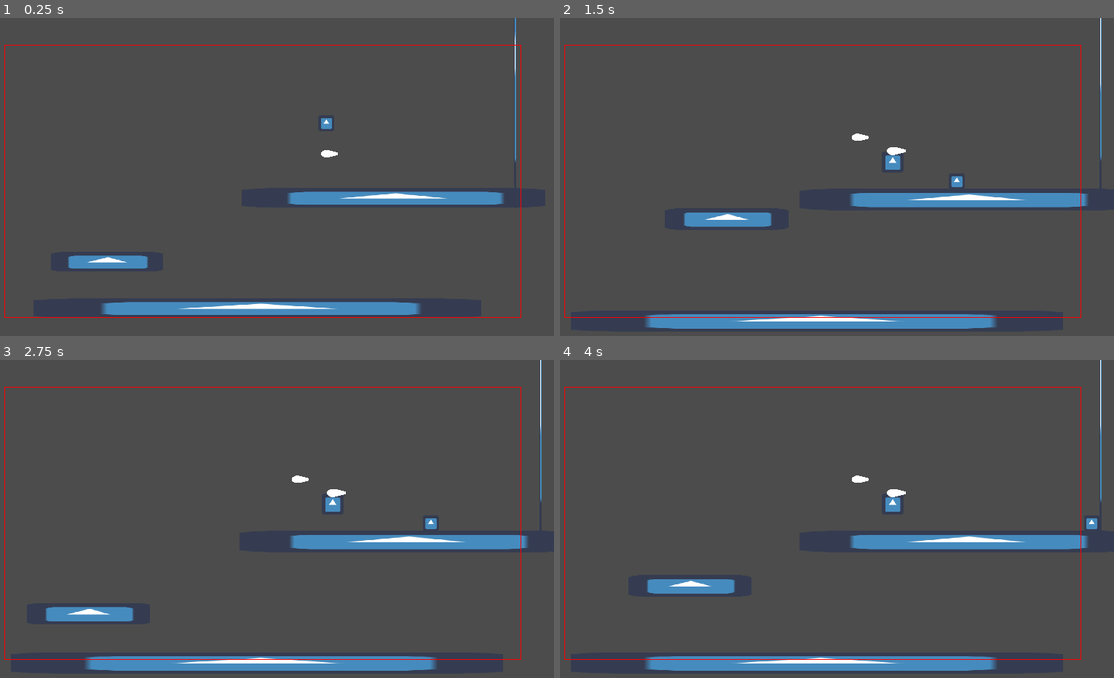
Above: before the commit, frames 1-4 (two rows, left to right).
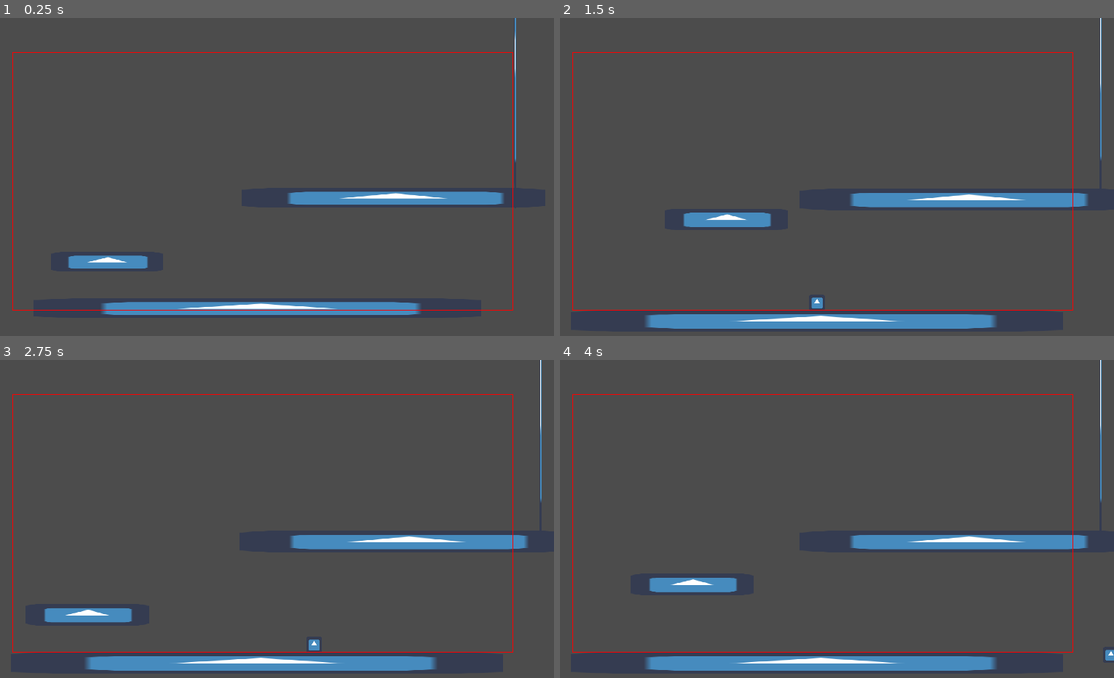
Above: after the commit, the same moments.

Repository: QuentinDaveau/Fractal-Reborn
Game: Godot game, scene res://src/game/Game.tscn
Same seed, same stepped clock (60 frames per second), same inputs: the game is played once before the commit and once after it. The engine's default icon, where the game draws it, is replaced by a stand-in: a white triangle on a blue panel in a dark square.
Inputs (mouse positions are in pixels of both pictures, inside the frame that each line leads up to):
- Up to frame 1 (0.25 s): no input
- Up to frame 2 (1.5 s): tap Enter (ui_accept) at 0.5 s; move the mouse to (953, 164) at 0.52 s; press the mouse at (953, 164) at 0.53 s; hold Right (ui_right) from 0.53 s (still down); tap Space (game_jump) at 0.77 s; move the mouse to (704, 199) at 1.27 s; release the mouse at (704, 199) at 1.28 s; right-click (704, 199) at 1.35 s
- Up to frame 3 (2.75 s): tap Space (game_jump) at 1.52 s; move the mouse to (321, 452) at 2.02 s; release Right (ui_right) at 2.03 s; press the mouse at (321, 452) at 2.03 s; hold Left (ui_left) from 2.03 s (still down)
- Up to frame 4 (4 s): move the mouse to (792, 588) at 2.77 s; release Left (ui_left) at 2.78 s; release the mouse at (792, 588) at 2.78 s; hold Right (ui_right) from 2.78 s (still down); right-click (792, 588) at 2.85 s; tap Space (game_jump) at 3.02, 3.77 s; move the mouse to (997, 573) at 3.52 s; press the mouse at (997, 573) at 3.53 s

The runs differ from the first frame. In frame 1, 1.4% of the frame differs, in the area x 0-95%, y 8-95%; in frame 2, 1.7%; in frame 3, 1.9%; in frame 4, 1.9%, in the area x 0-100%, y 8-95%.

Commit message:
Add basic spawn search to SpawnFinder

Diff:
--- a/src/autoload/warehouse.gd
+++ b/src/autoload/warehouse.gd
@@ -4,6 +4,7 @@
 onready var _resources = {
 	"Logger": load("res://src/logger_and_player/entity_logger/EntityLogger.tscn"),
 	"Player": load("res://src/logger_and_player/entity_player/EntityPlayer.tscn"),
+	"Character": load("res://src/character/Character.tscn"),
 	"CharacterClone": load("res://src/clone/Clone.tscn")
 	}
 
--- a/src/clone/Clone.tscn
+++ b/src/clone/Clone.tscn
@@ -9,6 +9,8 @@
 [ext_resource path="res://src/clone/curve_debugger.gd" type="Script" id=7]
 
 [node name="Character" type="KinematicBody2D"]
+collision_layer = 16
+collision_mask = 2
 motion/sync_to_physics = true
 script = ExtResource( 6 )
 
--- a/src/game_managers/level_manager/LevelManager.tscn
+++ b/src/game_managers/level_manager/LevelManager.tscn
@@ -1,10 +1,11 @@
-[gd_scene load_steps=6 format=2]
+[gd_scene load_steps=7 format=2]
 
 [ext_resource path="res://src/game_managers/level_manager/level_manager.gd" type="Script" id=1]
 [ext_resource path="res://src/game_managers/level_manager/logger_converter.gd" type="Script" id=2]
 [ext_resource path="res://src/game_managers/level_manager/arena_bound.gd" type="Script" id=3]
 [ext_resource path="res://src/game_managers/level_manager/spawn_area.gd" type="Script" id=4]
 [ext_resource path="res://src/game_managers/level_manager/spawn_manager.gd" type="Script" id=5]
+[ext_resource path="res://src/spawn_finder/SpawnFinder.tscn" type="PackedScene" id=6]
 
 [node name="LevelManager" type="Node"]
 script = ExtResource( 1 )
@@ -15,10 +16,13 @@
 [node name="Levels" type="Node" parent="."]
 
 [node name="SpawnManager" type="Node" parent="."]
+pause_mode = 2
 script = ExtResource( 5 )
 
 [node name="SpawnArea" type="Node2D" parent="SpawnManager"]
 script = ExtResource( 4 )
+
+[node name="SpawnFinder" parent="SpawnManager" instance=ExtResource( 6 )]
 
 [node name="ArenaBound" type="Area2D" parent="."]
 monitorable = false
@@ -28,4 +32,5 @@
 
 [node name="CollisionPolygon2D" type="CollisionPolygon2D" parent="ArenaBound"]
 polygon = PoolVector2Array( -985, -765, 985, -765, 985, 565, -985, 565, -985, -765, -1440, -1160, -1440, 960, 1440, 960, 1440, -1160, -1440, -1160 )
+[connection signal="spawn_position_lost" from="SpawnManager/SpawnFinder" to="SpawnManager" method="_on_SpawnFinder_spawn_position_lost"]
 [connection signal="body_entered" from="ArenaBound" to="ArenaBound" method="_on_ArenaBound_body_entered"]
--- a/src/game_managers/level_manager/level_manager.gd
+++ b/src/game_managers/level_manager/level_manager.gd
@@ -36,10 +36,20 @@
 	_actif_level = _level.instance()
 	_actif_level.set_map(_empty_map)
 	$Levels.add_child(_actif_level)
-	ReplayClock.reset_timer()
 	CameraManager.get_camera().position = Vector2(960, 540) * zoom_level
 	$ArenaBound.update_bounds()
 	$SpawnManager.update_area()
+	get_tree().paused = true
+	var spawn_positions := []
+	for i in range(1):
+		$SpawnManager.find_spawn_position()
+		spawn_positions.append(yield($SpawnManager, "spawn_position_found"))
+	ReplayClock.reset_timer()
+	for p in spawn_positions:
+		var player: Replayable = Warehouse.get_resource("Character").instance()
+		player.global_position = p
+		player.prepare_and_spawn(_actif_level.get_node("Entities"), Warehouse.get_resource("CharacterClone"))
+	get_tree().paused = false
 #	var logs_buffer = []
 #	for e in get_tree().get_nodes_in_group("Logger"):
 #		logs_buffer.append(e.get_log_data())
--- a/src/game_managers/level_manager/spawn_area.gd
+++ b/src/game_managers/level_manager/spawn_area.gd
@@ -5,8 +5,8 @@
 
 
 func update_spawn_area() -> void:
-	_spawn_area = Rect2(CameraManager.get_camera().global_position - Vector2(850, 450)
-			, Vector2(850, 450) * 2)
+	_spawn_area = Rect2(CameraManager.get_camera().global_position - Vector2(825, 425)
+			, Vector2(825, 425) * 2)
 	update()
 
 
--- a/src/game_managers/level_manager/spawn_manager.gd
+++ b/src/game_managers/level_manager/spawn_manager.gd
@@ -1,5 +1,24 @@
 extends Node
+
+
+signal spawn_position_found(spawn_position)
 
 
 func update_area() -> void:
 	$SpawnArea.update_spawn_area()
+
+
+func find_spawn_position() -> void:
+	_search_new_spawn()
+
+
+func _search_new_spawn() -> void:
+	if $SpawnFinder.is_searching():
+		return
+	$SpawnFinder.find_spawn_position($SpawnArea.get_spawn_area())
+	var spawn_position: Vector2 = yield($SpawnFinder, "spawn_position_found")
+	emit_signal("spawn_position_found", spawn_position)
+
+
+func _on_SpawnFinder_spawn_position_lost() -> void:
+	_search_new_spawn()
--- a/src/level/Level.tscn
+++ b/src/level/Level.tscn
@@ -1,9 +1,6 @@
-[gd_scene load_steps=5 format=2]
+[gd_scene load_steps=2 format=2]
 
 [ext_resource path="res://src/level/level.gd" type="Script" id=1]
-[ext_resource path="res://src/character/Character.tscn" type="PackedScene" id=2]
-[ext_resource path="res://src/logger_and_player/entity_logger/EntityLogger.tscn" type="PackedScene" id=3]
-[ext_resource path="res://src/object/gun/Gun.tscn" type="PackedScene" id=4]
 
 [node name="Level" type="Node"]
 script = ExtResource( 1 )
@@ -11,18 +8,3 @@
 [node name="Map" type="Node" parent="."]
 
 [node name="Entities" type="Node" parent="."]
-
-[node name="EntityLogger" parent="Entities" instance=ExtResource( 3 )]
-
-[node name="Character" parent="Entities/EntityLogger/Entity" index="0" instance=ExtResource( 2 )]
-position = Vector2( 1169.32, 304.343 )
-
-[node name="EntityLogger2" parent="Entities" instance=ExtResource( 3 )]
-_clone_path = "res://src/object/gun/Gun.tscn"
-
-[node name="Gun" parent="Entities/EntityLogger2/Entity" index="0" instance=ExtResource( 4 )]
-position = Vector2( 1171.99, 448.506 )
-
-[editable path="Entities/EntityLogger"]
-
-[editable path="Entities/EntityLogger2"]
--- a/src/map/TestMap.tscn
+++ b/src/map/TestMap.tscn
@@ -35,6 +35,7 @@
 
 [node name="StaticBody2D" type="StaticBody2D" parent="."]
 position = Vector2( 942.397, 959.334 )
+collision_mask = 0
 
 [node name="CollisionShape2D" type="CollisionShape2D" parent="StaticBody2D"]
 shape = SubResource( 1 )
@@ -61,6 +62,7 @@
 
 [node name="StaticBody2D3" type="StaticBody2D" parent="."]
 position = Vector2( 1390.53, 594.584 )
+collision_mask = 0
 
 [node name="CollisionShape2D" type="CollisionShape2D" parent="StaticBody2D3"]
 shape = SubResource( 4 )
@@ -72,6 +74,7 @@
 [node name="StaticBody2D4" type="StaticBody2D" parent="."]
 position = Vector2( 1792.6, 127.893 )
 rotation = -1.57079
+collision_mask = 0
 
 [node name="CollisionShape2D" type="CollisionShape2D" parent="StaticBody2D4"]
 shape = SubResource( 5 )
--- a/src/spawn_finder/SpawnFinder.tscn
+++ b/src/spawn_finder/SpawnFinder.tscn
@@ -3,13 +3,18 @@
 [ext_resource path="res://src/spawn_finder/spawn_finder.gd" type="Script" id=1]
 
 [sub_resource type="RectangleShape2D" id=1]
-extents = Vector2( 64, 64 )
+extents = Vector2( 80, 80 )
 
 [node name="SpawnFinder" type="Area2D"]
-monitorable = false
 collision_layer = 0
-collision_mask = 15
+collision_mask = 31
 script = ExtResource( 1 )
 
 [node name="CollisionShape2D" type="CollisionShape2D" parent="."]
 shape = SubResource( 1 )
+
+[node name="RayCast2D" type="RayCast2D" parent="."]
+position = Vector2( 0, 80 )
+cast_to = Vector2( 0, 32 )
+collision_mask = 17
+[connection signal="body_entered" from="." to="." method="_on_SpawnFinder_body_entered"]
--- a/src/spawn_finder/spawn_finder.gd
+++ b/src/spawn_finder/spawn_finder.gd
@@ -1,10 +1,46 @@
 extends Area2D
+# Class dedicated to scan an area to find an empty space to spawn a character/item
+
+signal spawn_position_found(spawn_position)
+signal spawn_position_lost()
 
 
-func find_spawn_position() -> Vector2:
-	var camera_position = CameraManager.get_camera().get_camera_position()
-	var screen_size = get_viewport().size
-	var area_extents = $CollisionShape2D.get_shape().extents
+var _searching: bool = false
+
+
+func _ready() -> void:
 	randomize()
-	randi() % (screen_size - (area_extents.x * 2))
-	return Vector2.ZERO
+
+
+# Public call function alone to facilitate thread creation if needed. Will be removed if
+# that's not the case
+func find_spawn_position(spawn_area: Rect2) -> void:
+	_searching = true
+	_test_random_position(spawn_area)
+
+
+func is_searching() -> bool:
+	return _searching
+
+
+# Valid area searching function
+func _test_random_position(test_area: Rect2) -> void:
+	var test_position: Vector2
+	while(true):
+		test_position.x = (randi() % int(test_area.size.x)) + test_area.position.x
+		test_position.y = (randi() % int(test_area.size.y)) + test_area.position.y
+		position = test_position
+		yield(get_tree(), "physics_frame")
+		$RayCast2D.force_raycast_update()
+		if $RayCast2D.is_colliding():
+			yield(get_tree(), "physics_frame")
+			if get_overlapping_bodies().size() == 0:
+				_searching = false
+				emit_signal("spawn_position_found", test_position)
+				return
+
+
+func _on_SpawnFinder_body_entered(body: Node) -> void:
+	if _searching:
+		return
+	emit_signal("spawn_position_lost")
